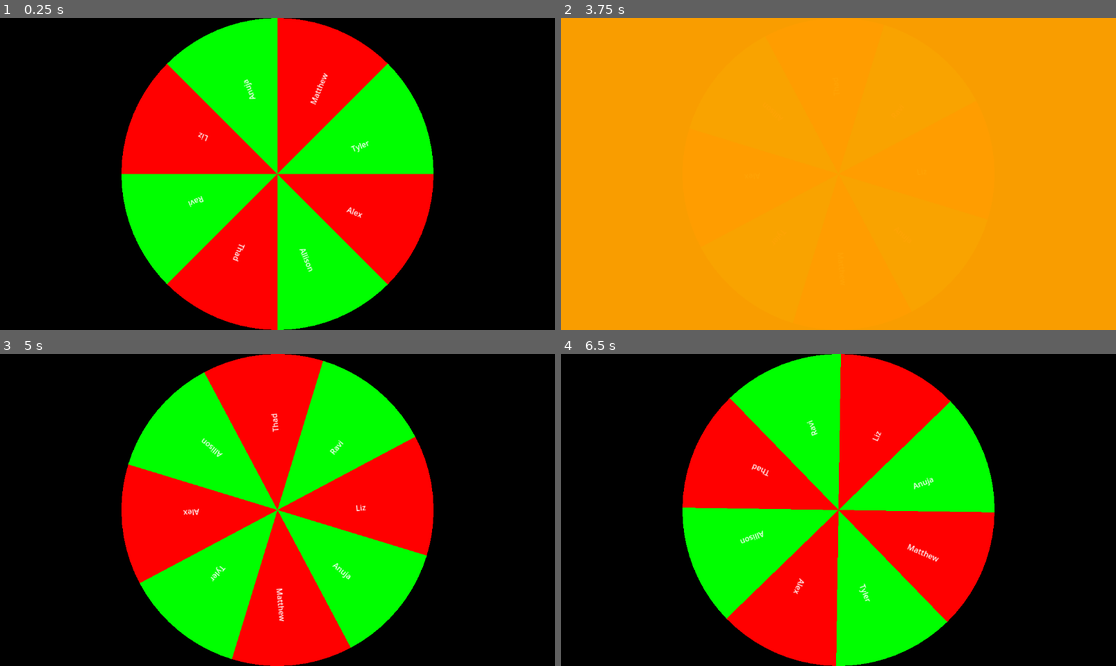
Above: before the commit, frames 1-4 (two rows, left to right).
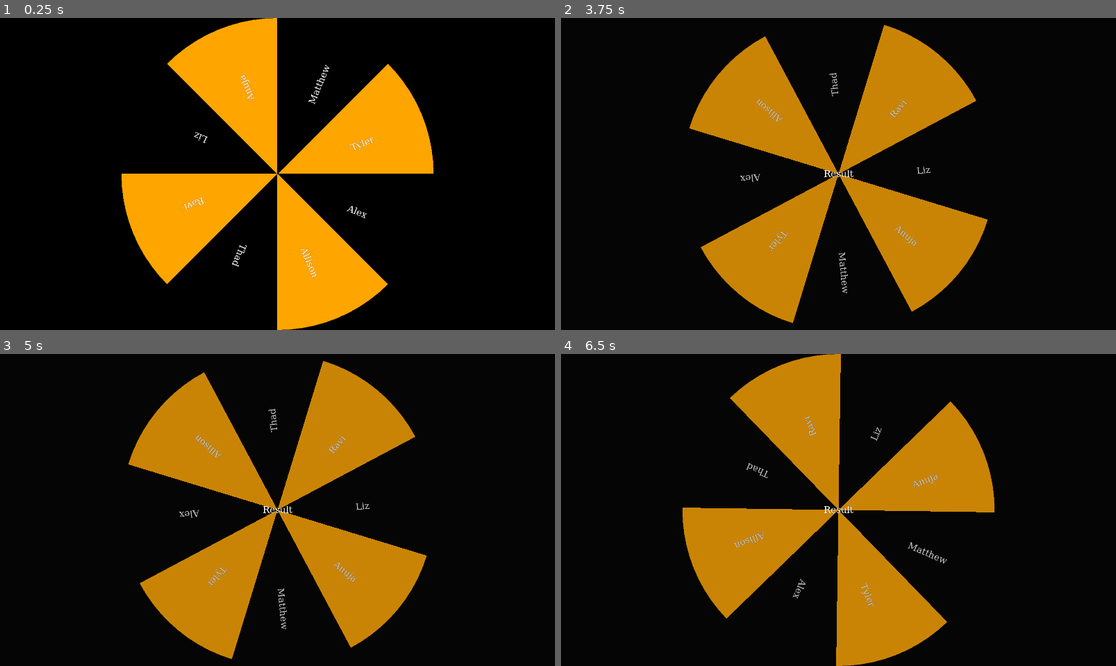
Above: after the commit, the same moments.

Repository: masamune2002/game_roulette
Game: Godot game, scene res://Main.tscn
Two runs of this game, one before a commit and one after it. Both use one fixed random seed, a clock stepped at 60 frames per second and the inputs below.
Inputs (mouse positions are in pixels of both pictures, inside the frame that each line leads up to):
- Up to frame 1 (0.25 s): no input
- Up to frame 2 (3.75 s): tap Enter at 0.5, 0.6, 2.1, 3.6 s; move the mouse to (960, 158) at 0.52 s; click (960, 158) at 0.67 s; move the mouse to (727, 189) at 1.27 s; tap F at 1.35, 2.85 s; click (727, 189) at 1.42 s; move the mouse to (894, 105) at 2.02 s; click (894, 105) at 2.17 s; move the mouse to (810, 236) at 2.77 s; click (810, 236) at 2.92 s; move the mouse to (1005, 220) at 3.52 s; click (1005, 220) at 3.67 s
- Up to frame 3 (5 s): tap Space at 4.25 s; move the mouse to (111, 463) at 4.27 s; tap F at 4.35 s; click (111, 463) at 4.42 s
- Up to frame 4 (6.5 s): tap Enter at 5, 5.1 s; move the mouse to (866, 510) at 5.02 s; click (866, 510) at 5.17 s; move the mouse to (755, 432) at 5.77 s; tap F at 5.85 s; click (755, 432) at 5.92 s

The runs differ from the first frame. In frame 1, 44% of the frame differs, in the area x 21-79%, y 0-100%; in frame 2, 100%, in the area x 0-100%, y 0-100%; in frame 3, 44%; in frame 4, 44%.

Commit message:
Adding theme and moving logic to main

Diff:
--- a/Main.gd
+++ b/Main.gd
@@ -1,19 +1,26 @@
 extends Control
 
-# Called when the node enters the scene tree for the first time.
-func _ready():
-	pass # Replace with function body.
-
+@onready var wheel = $Wheel
+@onready var results_screen = $Results_Screen
 
 # Called every frame. 'delta' is the elapsed time since the previous frame.
 func _process(delta):
 	pass
 
+# Handle input events
+func _input(event):
+	if event is InputEventMouseButton and event.pressed:
+		var mouse_pos = event.position
+		var circle_center = Vector2(size.x / 2, size.y / 2)
+		var radius = min(wheel.size.x, wheel.size.y) / 2
+		if circle_center.distance_to(mouse_pos) <= radius:
+			wheel.start_spin()
+		else:
+			wheel.stop_spin()
 
 func _on_settings_button_pressed():
 	$Foreground/Settings_Screen.visible = !$Foreground/Settings_Screen.visible
 
 
 func _on_wheel_show_result(result):
-	print(result)
-	$Foreground.visible = !$Foreground.visible
+	results_screen.visible = true
--- a/Main.tscn
+++ b/Main.tscn
@@ -1,8 +1,11 @@
-[gd_scene load_steps=5 format=3 uid="uid://vt0xpit7op4k"]
+[gd_scene load_steps=6 format=3 uid="uid://vt0xpit7op4k"]
 
 [ext_resource type="Script" path="res://Main.gd" id="1_gw2g3"]
 [ext_resource type="PackedScene" uid="uid://b57v4sqra64eh" path="res://Wheel.tscn" id="1_q8r8g"]
 [ext_resource type="PackedScene" uid="uid://dwbs76452aiiw" path="res://Settings.tscn" id="3_ep6r6"]
+
+[sub_resource type="StyleBoxFlat" id="StyleBoxFlat_pjcnh"]
+bg_color = Color(0.0941176, 0.0941176, 0.0941176, 0.231373)
 
 [sub_resource type="CanvasItemMaterial" id="CanvasItemMaterial_mpbm3"]
 
@@ -26,6 +29,39 @@
 
 [node name="Wheel" parent="." instance=ExtResource("1_q8r8g")]
 layout_mode = 1
+
+[node name="Results_Screen" type="Control" parent="."]
+visible = false
+layout_mode = 1
+anchors_preset = 15
+anchor_right = 1.0
+anchor_bottom = 1.0
+grow_horizontal = 2
+grow_vertical = 2
+
+[node name="Panel" type="Panel" parent="Results_Screen"]
+layout_mode = 1
+anchors_preset = 15
+anchor_right = 1.0
+anchor_bottom = 1.0
+grow_horizontal = 2
+grow_vertical = 2
+theme_override_styles/panel = SubResource("StyleBoxFlat_pjcnh")
+
+[node name="Label" type="Label" parent="Results_Screen/Panel"]
+layout_mode = 1
+anchors_preset = 8
+anchor_left = 0.5
+anchor_top = 0.5
+anchor_right = 0.5
+anchor_bottom = 0.5
+offset_left = -45.5
+offset_top = -16.5
+offset_right = 45.5
+offset_bottom = 16.5
+grow_horizontal = 2
+grow_vertical = 2
+text = "Result"
 
 [node name="Foreground" type="Control" parent="."]
 visible = false
@@ -68,13 +104,5 @@
 offset_right = 60.0
 offset_bottom = 60.0
 
-[node name="Results_Screen" type="Control" parent="Foreground"]
-layout_mode = 1
-anchors_preset = 15
-anchor_right = 1.0
-anchor_bottom = 1.0
-grow_horizontal = 2
-grow_vertical = 2
-
 [connection signal="show_result" from="Wheel" to="." method="_on_wheel_show_result"]
 [connection signal="pressed" from="Foreground/SettingsLayout/SettingsButton" to="." method="_on_settings_button_pressed"]
--- /dev/null
+++ b/PrimaryTheme.tres
@@ -0,0 +1,24 @@
+[gd_resource type="Theme" load_steps=2 format=3 uid="uid://cpp70gstll4w8"]
+
+[sub_resource type="FontFile" id="FontFile_xwhgq"]
+cache/0/16/0/ascent = 0.0
+cache/0/16/0/descent = 0.0
+cache/0/16/0/underline_position = 0.0
+cache/0/16/0/underline_thickness = 0.0
+cache/0/16/0/scale = 1.0
+cache/0/16/0/kerning_overrides/16/0 = Vector2(0, 0)
+cache/0/16/0/kerning_overrides/32/0 = Vector2(0, 0)
+cache/0/32/0/ascent = 0.0
+cache/0/32/0/descent = 0.0
+cache/0/32/0/underline_position = 0.0
+cache/0/32/0/underline_thickness = 0.0
+cache/0/32/0/scale = 1.0
+cache/0/32/0/kerning_overrides/16/0 = Vector2(0, 0)
+cache/0/32/0/kerning_overrides/32/0 = Vector2(0, 0)
+
+[resource]
+Label/colors/font_color = Color(1, 1, 1, 1)
+Label/colors/font_outline_color = Color(0, 0, 0, 1)
+Label/constants/outline_size = 1
+Label/font_sizes/font_size = 32
+Label/fonts/font = SubResource("FontFile_xwhgq")
--- a/Settings.tscn
+++ b/Settings.tscn
@@ -15,3 +15,9 @@
 anchor_bottom = 1.0
 grow_horizontal = 2
 grow_vertical = 2
+
+[node name="Panel" type="Panel" parent="MarginContainer"]
+layout_mode = 2
+
+[node name="LineEdit" type="LineEdit" parent="MarginContainer"]
+layout_mode = 2
--- a/Wheel.gd
+++ b/Wheel.gd
@@ -5,10 +5,12 @@
 @export var starting_speed: float = 800.0  # Starting speed in degrees per second
 
 var elapsed_time: float = 0.0
+var previous_elapsed_time : float = 0.0
 
 var current_speed : float = 0.0
 var deceleration_rate: float
-var wedge_labels: Array[String] = ["Alex", "Allison", "Thad", "Ravi", "Liz", "Anuja", "Matthew", "Tyler"]
+const wedge_labels: Array[String] = ["Alex", "Allison", "Thad", "Ravi", "Liz", "Anuja", "Matthew", "Tyler"]
+const colors: Array[Color] = [Color.BLACK, Color.ORANGE]
 
 var spinning : bool = false
 
@@ -30,17 +32,16 @@
 	self.pivot_offset = Vector2(size.x / 2, size.y / 2)
 
 	if elapsed_time < total_time:
-		# Update rotation
+		# The wheel is rotating
 		self.rotation_degrees += current_speed * delta
-
-		# Update elapsed time
+		previous_elapsed_time = elapsed_time
 		elapsed_time += delta
-
-		# Decelerate the rotation speed
 		current_speed -= deceleration_rate * delta
 		current_speed = max(0, current_speed)  # Ensure speed does not go negative
-	else:
-		_stop_spin()
+	elif previous_elapsed_time < total_time:
+		# The first time the timer runs outt, stop the wheel
+		stop_spin()
+		previous_elapsed_time = elapsed_time
 
 # Function to draw the circle with wedges
 func _draw():
@@ -60,30 +61,19 @@
 			points.append(center + Vector2(cos(angle), sin(angle)) * radius)
 
 		# Define a color for the wedge (alternating colors as an example)
-		var wedge_color = Color(1, 0, 0) if i % 2 == 0 else Color(0, 1, 0)
+		var wedge_color = colors[i % colors.size()]
 
 		# Draw the wedge
 		draw_polygon(points, [wedge_color])
 
-# Handle input events
-func _input(event):
-	if event is InputEventMouseButton and event.pressed:
-		var mouse_pos = event.position
-		var circle_center = Vector2(size.x / 2, size.y / 2)
-		var radius = min(size.x, size.y) / 2
-		if circle_center.distance_to(mouse_pos) <= radius:
-			_start_spin()
-		else:
-			_stop_spin()
-			show_result.emit("Result!")
-
-func _start_spin():
+func start_spin():
 	current_speed = starting_speed
 	elapsed_time = 0.0
 	queue_redraw()
 
-func _stop_spin():
+func stop_spin():
 	current_speed = 0
+	show_result.emit("result")
 	queue_redraw()
 
 # Function to add labels to the wedges
@@ -105,16 +95,12 @@
 		var label = Label.new()
 		label.text = wedge_labels[i % wedge_labels.size()]
 
-		# Set the size of the label
-		label.set_size(Vector2(100, 30))
-
 		# Position the label
 		label.set_position(label_pos)
 
 		# Rotate the label to align with the wedge
 		label.set_rotation_degrees(rad_to_deg(angle))
 
-		label.add_theme_color_override("font_color", Color(1, 1, 1))  # Set text color
 		add_child(label)
 
 func _on_resized():
--- a/project.godot
+++ b/project.godot
@@ -14,3 +14,14 @@
 run/main_scene="res://Main.tscn"
 config/features=PackedStringArray("4.2", "Forward Plus")
 config/icon="res://icon.svg"
+
+[display]
+
+window/size/viewport_width=1920
+window/size/viewport_height=1080
+window/size/mode=3
+window/size/borderless=true
+
+[gui]
+
+theme/custom="res://PrimaryTheme.tres"
Not shown, added: addons/godot-vim/godot-vim.gd
Not shown, added: addons/godot-vim/icon.svg
Not shown, added: addons/godot-vim/icon.svg.import
Not shown, added: addons/godot-vim/plugin.cfg
Not shown, added: LICENSE.md
